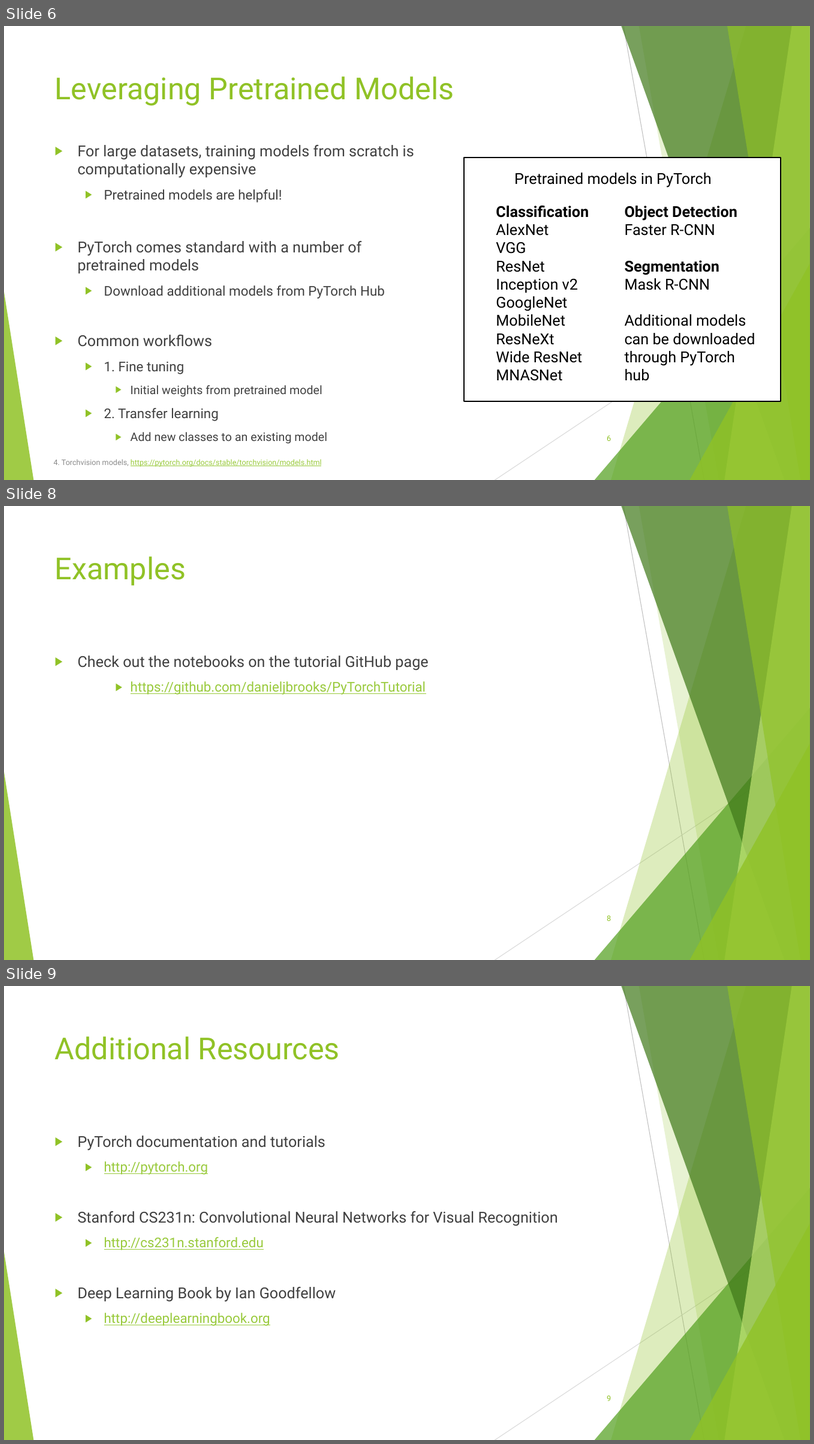
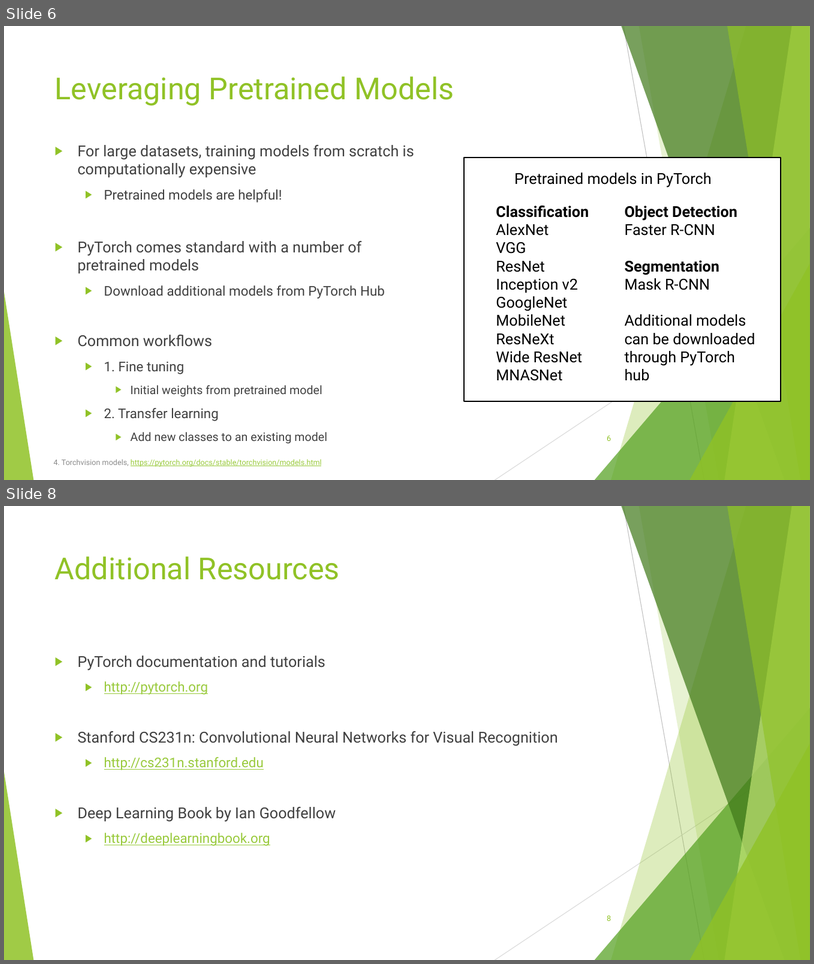
Before and after one commit to danieljbrooks/PyTorchTutorial, a slide deck: computer_vision.pptx. Shown one above the other, each under a label of ours: slides 6, 8 and 9 before the commit, slides 6 and 8 after it; the slides between them are not shown. The pictures are 814x1444 and 814x964 pixels, drawn with LibreOffice and Linux fonts; fonts in the diff are those of the drawing. Boxes give left, top, right and bottom in pixels: in the first picture for what was removed or moved away, otherwise in the second. Text is boxed around its words. In the diff, an @@ line names an element or a change of style, - is before the commit and + after.

Commit message:
Added notebook templates.

```diff
--- a/computer_vision.pptx
+++ b/computer_vision.pptx
@@ slide 8 removed at (4,506,810,960), background #FFFFFF; not listed: 10 template elements that a slide beside it also shows @@
@@ title removed at (55,556,186,586) @@
-Examples
@@ text removed at (78,655,428,694) @@
-▶ Check out the notebooks on the tutorial GitHub page
-    ▶ https://github.com/danieljbrooks/PyTorchTutorial
@@ page number removed at (607,915,611,921) @@
-8
@@ what was slide 9 is now slide 8 @@
```
Also in this commit, not shown: 2 slides changed, 3 other files.
